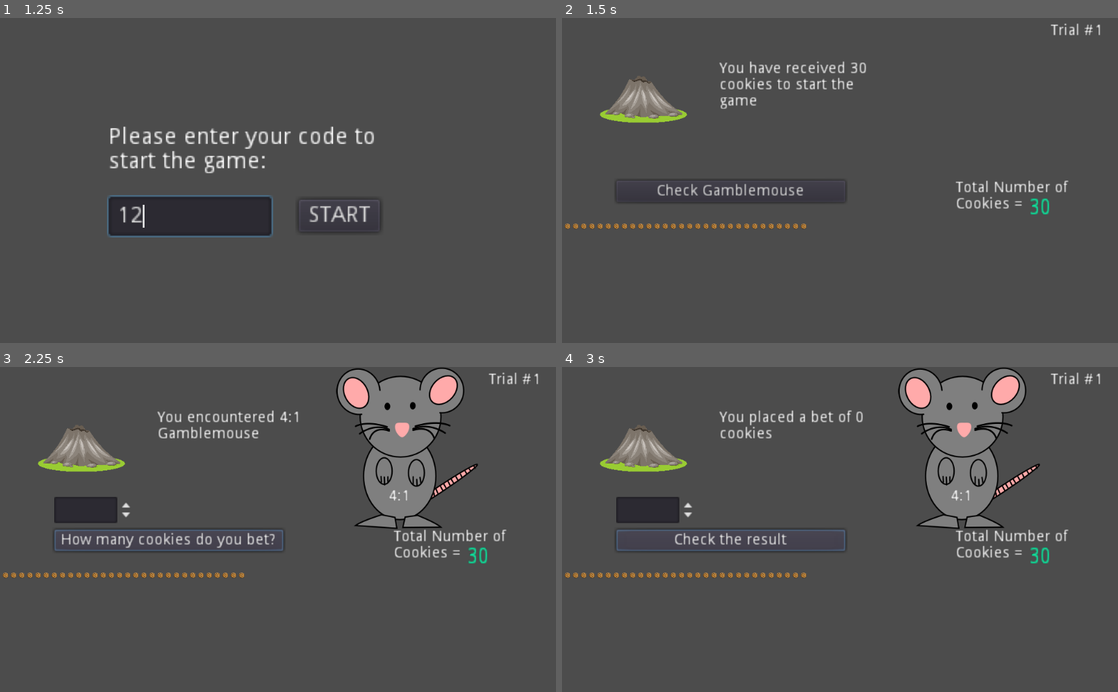
Above: before the commit, frames 1-4 (two rows, left to right).
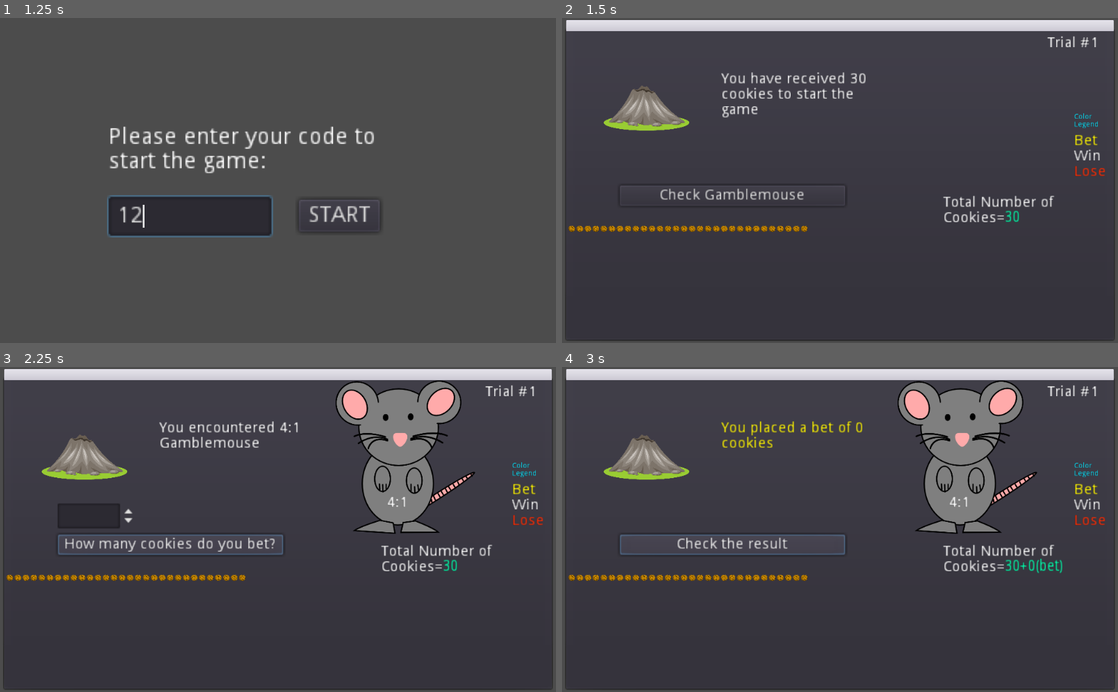
Above: after the commit, the same moments.

Repository: pb6191/gamblemouseGame
Game: Godot game, scene res://Main.tscn
Two runs of this game, one before a commit and one after it. Both use one fixed random seed, a clock stepped at 60 frames per second and the inputs below.
Inputs (mouse positions are in pixels of both pictures, inside the frame that each line leads up to):
- Up to frame 1 (1.25 s): click (189, 216) at 0.52 s; type "12" at 0.6 s
- Up to frame 2 (1.5 s): click "START" at 1.25 s
- Up to frame 3 (2.25 s): click "Check Gamblemouse" at 2 s
- Up to frame 4 (3 s): click "How many cookies do you bet?" at 2.75 s

Frame 1 is identical in both runs. In frame 2, 26% of the frame differs, in the area x 0-100%, y 0-100%; in frame 3, 30%; in frame 4, 30%.

Commit message:
final changes

Diff:
--- a/GambleMouseGame.gd
+++ b/GambleMouseGame.gd
@@ -24,13 +24,33 @@
 var betted
 var http_client
 var dataString = {"filename": "", "filedata":""}
-var gameType = 1
+# dont know dont know IS 1 AND dont know then know IS 2
+var configureGameType = 1
+var gameType
 var oddsArr = [2, 2, 2, 2, 2, 2, 2, 2, 2, 2, 3, 3, 3, 3, 3, 3, 3, 3, 3, 3, 4, 4, 4, 4, 4, 4, 4, 4, 4, 4]
 var tempOdd
 var tempIndex
 
+var normalColor = "ffad00"
+var winColor = "ffffff"
+var betColor = "fff500"
+var loseColor = "ff2a00"
+var characters = 'abcdefghijklmnopqrstuvwxyz'
+
+func generate_word(chars, length):
+	var word: String
+	var n_char = len(chars)
+	for i in range(length):
+		word += chars[randi()% n_char]
+	return word
+
 # Called when the node enters the scene tree for the first time.
 func _ready():
+	if configureGameType == 1:
+		gameType = 1
+	elif configureGameType == 2:
+		gameType = global.gameOverClicked + 1
+	$"..".popup()
 	for k in 30:
 		rng6.randomize()
 		tempIndex = rng6.randi_range(0, 29)
@@ -49,7 +69,7 @@
 	var query = JSON.print(data_to_send)
 	#var query = data_to_send
 	var headers = ["Content-Type: application/json"]
-	#http_client.connect_to_host("192.168.0.100", 8081)
+	#http_client.connect_to_host("192.168.0.101", 8081)
 	http_client.connect_to_host("https://maloneylabexperiments.hosting.nyu.edu")
 	while(http_client.get_status() != 5):
 		http_client.poll()
@@ -62,7 +82,9 @@
 	for i in howMany:
 		temp = Sprite.new()
 		temp.texture = load("res://cookie.png")
-		temp.scale = Vector2(0.02, 0.02)
+		temp.scale = Vector2(0.03, 0.03)
+		temp.modulate = Color(normalColor)
+		temp.name = generate_word(characters, 10)
 		if i%rowMax == 0:
 			offset = offset + 15
 		temp.position = Vector2(10+15*(i%rowMax), 370+offset)
@@ -73,7 +95,35 @@
 	for i in howMany:
 		remove_child(cookies.pop_back())
 
-
+func colorCookies(howMany, whatColor):
+	for i in howMany:
+		cookies[numCookies-i-1].modulate = Color(whatColor)
+
+func loseCookies():
+	for i in (numCookies+betted):
+		if cookies[numCookies+betted-i-1].modulate == Color(betColor):
+			cookies[numCookies+betted-i-1].modulate = Color(loseColor)
+
+func resetCookies():
+	var howMany = 0
+	for i in cookies:
+		if i.modulate == Color(winColor):
+			i.modulate = Color(normalColor)
+		if i.modulate == Color(loseColor):
+			howMany = howMany + 1
+	for i in howMany:
+		remove_child(cookies.pop_back())
+
+func resetCookiesOld():
+	var howMany = 0
+	for i in numCookies:
+		if cookies[numCookies-i-1].modulate == Color(winColor):
+			cookies[numCookies-i-1].modulate = Color(normalColor)
+	for i in (numCookies+betted):
+		if cookies[numCookies+betted-i-1].modulate == Color(loseColor):
+			howMany = howMany + 1
+	for i in howMany:
+		remove_child(cookies.pop_back())
 
 # Called every frame. 'delta' is the elapsed time since the previous frame.
 func _process(delta):
@@ -84,6 +134,8 @@
 
 func _on_Button_pressed():
 	if ($"Button".text == "Game Over!" and freshPress == true):
+		$"RichTextLabel3".modulate = Color("ffffff")
+		$"RichTextLabel6".modulate = Color("ffffff")
 		$"RichTextLabel6".visible = false
 		freshPress = false
 		$"Sprite".visible = false
@@ -100,6 +152,7 @@
 		$"Button".visible = false
 		$"SpinBox".visible = false
 		deleteCookies(numCookies)
+		resetCookies()
 		var time2 = OS.get_time()
 		var time_return2 = String(time2.hour) +":"+String(time2.minute)+":"+String(time2.second)
 		saveOutput.append(time_return2 + "," + str(trialNum) + "," + str(timeElapsedSinceGameStart) + "," + str(timeElapsedSinceLastLog) + "," + $"Button".text + "," + "none"+"," + str(0) + "," + str(numCookies) + "," + "none" + "," + "none" + "," + "none" + "," + "none")
@@ -107,10 +160,11 @@
 		var datetime0 = OS.get_datetime()
 		var filename_datetime0 = String(datetime0.year) +String(datetime0.month) +String(datetime0.day) +String(datetime0.hour) +String(datetime0.minute) +String(datetime0.second)
 		dataString.filename = "dataFile_"+str(global.gameOverClicked+1)+"_"+global.IRBcode+"_"+filename_datetime0+".csv"
-		for line in saveOutput:
-			finalSaveOutput.append(JSON.print(line+"\r\n"))
+		#for line in saveOutput:
+		#	finalSaveOutput.append(JSON.print(line+"\r\n"))
 		#dataString.filedata = JSON.print(saveOutput)
-		dataString.filedata = JSON.print(finalSaveOutput)
+		#dataString.filedata = JSON.print(finalSaveOutput)
+		dataString.filedata = (saveOutput)
 		_make_post_request("/record_result.php", dataString)
 		if global.gameOverClicked == 0:
 			global.gameOverClicked = global.gameOverClicked+1
@@ -123,6 +177,8 @@
 			$"RichTextLabel3".visible = true
 
 	if ($"Button".text == "Game 2" and freshPress == true):
+		$"RichTextLabel3".modulate = Color("ffffff")
+		$"RichTextLabel6".modulate = Color("ffffff")
 		freshPress = false
 		get_tree().reload_current_scene()
 
@@ -179,6 +235,8 @@
 			$"Button".text = "Check Gamblemouse"
 
 	if ($"Button".text == "Check Gamblemouse" and freshPress == true):
+		$"RichTextLabel3".modulate = Color("ffffff")
+		$"RichTextLabel6".modulate = Color("ffffff")
 		freshPress = false
 		$"Sprite3".visible = false
 		$"Sprite4".visible = true
@@ -197,12 +255,17 @@
 		$"Button".text = "How many cookies do you bet?"
 
 	if ($"Button".text == "How many cookies do you bet?" and freshPress == true):
+		$"RichTextLabel3".modulate = Color("ffffff")
+		$"RichTextLabel6".modulate = Color("ffffff")
 		freshPress = false
 		betted = $"SpinBox".value
-		deleteCookies(betted)
+		$"SpinBox".visible = false
+		#deleteCookies(betted)
+		colorCookies(betted, betColor)
 		numCookies = numCookies - betted
 		$"RichTextLabel3".text = "You placed a bet of "+str(betted)+" cookies"
-		$"RichTextLabel5".text = str(numCookies)
+		$"RichTextLabel3".modulate = betColor
+		$"RichTextLabel5".text = str(numCookies) + "+" + str(betted) + "(bet)"
 		var time2 = OS.get_time()
 		var time_return2 = String(time2.hour) +":"+String(time2.minute)+":"+String(time2.second)
 		saveOutput.append(time_return2 + "," + str(trialNum) + "," + str(timeElapsedSinceGameStart) + "," + str(timeElapsedSi …(183 unchanged characters)…
@@ -211,6 +274,8 @@
 
 
 	if ($"Button".text == "Check the result" and freshPress == true):
+		$"RichTextLabel3".modulate = Color("ffffff")
+		$"RichTextLabel6".modulate = Color("ffffff")
 		freshPress = false
 		$"SpinBox".visible = false
 		$"SpinBox".value = 0
@@ -222,13 +287,20 @@
 				$"WINPlayer".play()
 				$"Sprite5".visible = true
 				var won = betted * oddsMouse
+				deleteCookies(betted)
 				deleteCookies(numCookies)
+				print(cookies.size())
 				numCookies = numCookies + won
 				spawnCookies(numCookies)
+				print(cookies.size())
+				colorCookies(won, winColor)
+				print(cookies.size())
 				$"RichTextLabel3".text = "You had bet "+str(betted)+" cookies on a "+str(oddsMouse)+":1 Gamblemouse and won"
-				$"RichTextLabel5".text = str(numCookies)
+				$"RichTextLabel5".text = str(numCookies-won) + "+" + str(won) + "(won)"
 				$"RichTextLabel6".text = str(won)+" cookies"
 				$"RichTextLabel6".visible = true
+				$"RichTextLabel3".modulate = winColor
+				$"RichTextLabel6".modulate = winColor
 				var time2 = OS.get_time()
 				var time_return2 = String(time2.hour) +":"+String(time2.minute)+":"+String(time2.second)
 				saveOutput.append(time_return2 + "," + str(trialNum) + "," + str(timeElapsedSinceGameStart) + "," + str(timeElapsedSinceLastLog) + "," + $"Button".text + "," + "none"+"," + str(won) + "," + str(numCookies) + "," + "none" + "," + "none" + "," + "1" + "," + str(won))
@@ -238,14 +310,21 @@
 				$"LOSEPlayer".play()
 				if (numCookies > 0):
 					$"RichTextLabel3".text = "You lost your bet of"
+					$"RichTextLabel5".text = str(numCookies) + "," + str(betted) + "(lost)"
 					$"RichTextLabel6".text = str(betted)+" cookies"
 					$"RichTextLabel6".visible = true
+					$"RichTextLabel3".modulate = loseColor
+					$"RichTextLabel6".modulate = loseColor
+					loseCookies()
 					var time2 = OS.get_time()
 					var time_return2 = String(time2.hour) +":"+String(time2.minute)+":"+String(time2.second)
 					saveOutput.append(time_return2 + "," + str(trialNum) + "," + str(timeElapsedSinceGameStart) + "," + str(timeElapsedSinceLastLog) + "," + $"Button".text + "," + "none"+"," + str(0) + "," + str(numCookies) + "," + "none" + "," + "none" + "," + "0" + "," + str(-betted))
 					timeElapsedSinceLastLog = 0
 				else:
 					$"RichTextLabel3".text = "You lost all your cookies in the bet"
+					$"RichTextLabel3".modulate = loseColor
+					$"RichTextLabel5".text = str(numCookies) + "," + str(betted) + "(lost)"
+					loseCookies()
 					var time2 = OS.get_time()
 					var time_return2 = String(time2.hour) +":"+String(time2.minute)+":"+String(time2.second)
 					saveOutput.append(time_return2 + "," + str(trialNum) + "," + str(timeElapsedSinceGameStart) + "," + str(timeElapsedSinceLastLog) + "," + $"Button".text + "," + "none"+"," + str(0) + "," + str(numCookies) + "," + "none" + "," + "none" + "," + "0" + "," + str(-betted))
@@ -253,6 +332,7 @@
 					$"Button".text = "Game Over!"
 		else:
 			$"RichTextLabel3".text = "You didn't bet anything. Your cookies stay the same"
+			$"RichTextLabel5".text = str(numCookies) + "+0"
 			var time2 = OS.get_time()
 			var time_return2 = String(time2.hour) +":"+String(time2.minute)+":"+String(time2.second)
 			saveOutput.append(time_return2 + "," + str(trialNum) + "," + str(timeElapsedSinceGameStart) + "," + str(timeElapsedSinceLastLog) + "," + $"Button".text + "," + "none"+"," + str(0) + "," + str(numCookies) + "," + "none" + "," + "none" + "," + "-1" + "," + str(0))
@@ -270,6 +350,8 @@
 					$"Button".text = "Next trial"
 
 	if ($"Button".text == "Check the volcano" and freshPress == true):
+		$"RichTextLabel3".modulate = Color("ffffff")
+		$"RichTextLabel6".modulate = Color("ffffff")
 		$"RichTextLabel6".visible = false
 		freshPress = false
 		$"Sprite5".visible = false
@@ -293,6 +375,10 @@
 			$"Button".text = "Next trial"
 
 	if ($"Button".text == "Next trial" and freshPress == true):
+		$"RichTextLabel3".modulate = Color("ffffff")
+		$"RichTextLabel6".modulate = Color("ffffff")
+		$"RichTextLabel5".text = str(numCookies)
+		resetCookies()
 		$"RichTextLabel6".visible = false
 		freshPress = false
 		$"Sprite5".visible = false
--- a/GambleMouseGame.tscn
+++ b/GambleMouseGame.tscn
@@ -11,16 +11,28 @@
 [ext_resource path="res://mixkit-video-game-win-2016.ogg" type="AudioStream" id=9]
 [ext_resource path="res://mixkit-chewing-something-crunchy-2244.ogg" type="AudioStream" id=10]
 [ext_resource path="res://mixkit-volcano-lava-hiss-2447.ogg" type="AudioStream" id=11]
-
-[node name="Node2D" type="Node2D"]
+[ext_resource path="res://windowDialog.gd" type="Script" id=12]
+
+[node name="WindowDialog" type="WindowDialog"]
+show_behind_parent = true
+margin_right = 1024.0
+margin_bottom = 600.0
+popup_exclusive = true
+resizable = true
+script = ExtResource( 12 )
+__meta__ = {
+"_edit_use_anchors_": false
+}
+
+[node name="Node2D" type="Node2D" parent="."]
 script = ExtResource( 2 )
 
-[node name="Sprite" type="Sprite" parent="."]
+[node name="Sprite" type="Sprite" parent="Node2D"]
 position = Vector2( 150, 150 )
 scale = Vector2( 0.2, 0.2 )
 texture = ExtResource( 1 )
 
-[node name="RichTextLabel" type="RichTextLabel" parent="."]
+[node name="RichTextLabel" type="RichTextLabel" parent="Node2D"]
 margin_left = 900.0
 margin_top = 10.0
 margin_right = 960.0
@@ -31,18 +43,18 @@
 "_edit_use_anchors_": false
 }
 
-[node name="RichTextLabel2" type="RichTextLabel" parent="."]
-margin_left = 725.0
-margin_top = 300.0
-margin_right = 845.0
-margin_bottom = 330.0
-rect_scale = Vector2( 2, 2 )
-text = "Total Number of Cookies ="
-__meta__ = {
-"_edit_use_anchors_": false
-}
-
-[node name="Button" type="Button" parent="."]
+[node name="RichTextLabel2" type="RichTextLabel" parent="Node2D"]
+margin_left = 705.0
+margin_top = 320.0
+margin_right = 825.0
+margin_bottom = 350.0
+rect_scale = Vector2( 2, 2 )
+text = "Total Number of Cookies="
+__meta__ = {
+"_edit_use_anchors_": false
+}
+
+[node name="Button" type="Button" parent="Node2D"]
 margin_left = 100.0
 margin_top = 300.0
 margin_right = 311.0
@@ -53,7 +65,7 @@
 "_edit_use_anchors_": false
 }
 
-[node name="RichTextLabel3" type="RichTextLabel" parent="."]
+[node name="RichTextLabel3" type="RichTextLabel" parent="Node2D"]
 margin_left = 290.0
 margin_top = 80.0
 margin_right = 450.0
@@ -64,7 +76,7 @@
 "_edit_use_anchors_": false
 }
 
-[node name="SpinBox" type="SpinBox" parent="."]
+[node name="SpinBox" type="SpinBox" parent="Node2D"]
 visible = false
 margin_left = 100.0
 margin_top = 240.0
@@ -75,25 +87,25 @@
 "_edit_use_anchors_": false
 }
 
-[node name="Sprite2" type="Sprite" parent="."]
+[node name="Sprite2" type="Sprite" parent="Node2D"]
 visible = false
 position = Vector2( 142.836, 113.137 )
 scale = Vector2( 0.03, 0.03 )
 texture = ExtResource( 3 )
 
-[node name="Sprite3" type="Sprite" parent="."]
+[node name="Sprite3" type="Sprite" parent="Node2D"]
 visible = false
 position = Vector2( 750, 150 )
 scale = Vector2( 0.5, 0.5 )
 texture = ExtResource( 4 )
 
-[node name="Sprite4" type="Sprite" parent="."]
+[node name="Sprite4" type="Sprite" parent="Node2D"]
 visible = false
 position = Vector2( 750, 150 )
 scale = Vector2( 0.5, 0.5 )
 texture = ExtResource( 5 )
 
-[node name="RichTextLabel4" type="RichTextLabel" parent="."]
+[node name="RichTextLabel4" type="RichTextLabel" parent="Node2D"]
 visible = false
 margin_left = 715.0
 margin_top = 225.0
@@ -105,43 +117,43 @@
 "_edit_use_anchors_": false
 }
 
-[node name="Sprite5" type="Sprite" parent="."]
+[node name="Sprite5" type="Sprite" parent="Node2D"]
 visible = false
 position = Vector2( 750, 140 )
 scale = Vector2( 0.4, 0.4 )
 texture = ExtResource( 6 )
 
-[node name="Sprite6" type="Sprite" parent="."]
+[node name="Sprite6" type="Sprite" parent="Node2D"]
 visible = false
 position = Vector2( 750, 150 )
 scale = Vector2( 0.8, 0.8 )
 texture = ExtResource( 7 )
 
-[node name="WINPlayer" type="AudioStreamPlayer" parent="."]
+[node name="WINPlayer" type="AudioStreamPlayer" parent="Node2D"]
 stream = ExtResource( 9 )
 
-[node name="LOSEPlayer" type="AudioStreamPlayer" parent="."]
+[node name="LOSEPlayer" type="AudioStreamPlayer" parent="Node2D"]
 stream = ExtResource( 8 )
 
-[node name="MONSTERPlayer" type="AudioStreamPlayer" parent="."]
+[node name="MONSTERPlayer" type="AudioStreamPlayer" parent="Node2D"]
 stream = ExtResource( 10 )
 
-[node name="VOLCANOPlayer" type="AudioStreamPlayer" parent="."]
+[node name="VOLCANOPlayer" type="AudioStreamPlayer" parent="Node2D"]
 stream = ExtResource( 11 )
 
-[node name="RichTextLabel5" type="RichTextLabel" parent="."]
+[node name="RichTextLabel5" type="RichTextLabel" parent="Node2D"]
 modulate = Color( 0, 1, 0.670588, 1 )
-margin_left = 860.0
-margin_top = 330.0
-margin_right = 925.0
-margin_bottom = 345.0
-rect_scale = Vector2( 2.5, 3 )
+margin_left = 820.0
+margin_top = 347.0
+margin_right = 935.0
+margin_bottom = 362.0
+rect_scale = Vector2( 1.8, 2.2 )
 text = "30"
 __meta__ = {
 "_edit_use_anchors_": false
 }
 
-[node name="RichTextLabel6" type="RichTextLabel" parent="."]
+[node name="RichTextLabel6" type="RichTextLabel" parent="Node2D"]
 visible = false
 modulate = Color( 0.87451, 1, 0, 1 )
 margin_left = 300.0
@@ -153,5 +165,52 @@
 __meta__ = {
 "_edit_use_anchors_": false
 }
-[connection signal="button_down" from="Button" to="." method="_on_Button_button_down"]
-[connection signal="pressed" from="Button" to="." method="_on_Button_pressed"]
+
+[node name="BetLegend" type="RichTextLabel" parent="Node2D"]
+modulate = Color( 1, 0.960784, 0, 1 )
+margin_left = 950.0
+margin_top = 200.0
+margin_right = 1025.0
+margin_bottom = 218.0
+rect_scale = Vector2( 2, 2 )
+text = "Bet"
+__meta__ = {
+"_edit_use_anchors_": false
+}
+
+[node name="WinLegend" type="RichTextLabel" parent="Node2D"]
+margin_left = 950.0
+margin_top = 230.0
+margin_right = 1025.0
+margin_bottom = 248.0
+rect_scale = Vector2( 2, 2 )
+text = "Win"
+__meta__ = {
+"_edit_use_anchors_": false
+}
+
+[node name="LoseLegend" type="RichTextLabel" parent="Node2D"]
+modulate = Color( 1, 0.164706, 0, 1 )
+margin_left = 950.0
+margin_top = 260.0
+margin_right = 1025.0
+margin_bottom = 278.0
+rect_scale = Vector2( 2, 2 )
+text = "Lose"
+__meta__ = {
+"_edit_use_anchors_": false
+}
+
+[node name="RichTextLabel7" type="RichTextLabel" parent="Node2D"]
+modulate = Color( 0, 0.905882, 1, 1 )
+margin_left = 950.0
+margin_top = 160.0
+margin_right = 1050.0
+margin_bottom = 200.0
+text = "Color
+Legend"
+__meta__ = {
+"_edit_use_anchors_": false
+}
+[connection signal="button_down" from="Node2D/Button" to="Node2D" method="_on_Button_button_down"]
+[connection signal="pressed" from="Node2D/Button" to="Node2D" method="_on_Button_pressed"]
--- a/global.gd
+++ b/global.gd
@@ -10,7 +10,7 @@
 var IRBcode = ""
 # Called when the node enters the scene tree for the first time.
 func _ready():
-	pass # Replace with function body.
+	pass
 
 
 # Called every frame. 'delta' is the elapsed time since the previous frame.
--- a/project.godot
+++ b/project.godot
@@ -23,6 +23,11 @@
 
 global="*res://global.gd"
 
+[display]
+
+window/stretch/mode="viewport"
+window/stretch/aspect="expand"
+
 [rendering]
 
 quality/driver/driver_name="GLES2"
--- /dev/null
+++ b/windowDialog.gd
@@ -0,0 +1,18 @@
+extends WindowDialog
+
+
+# Declare member variables here. Examples:
+# var a = 2
+# var b = "text"
+
+
+# Called when the node enters the scene tree for the first time.
+func _ready():
+	var btn = $".".get_close_button()
+	btn.visible = false
+
+
+# Called every frame. 'delta' is the elapsed time since the previous frame.
+func _process(delta):
+	$"Node2D".scale.x = $".".rect_size.x / 1024
+	$"Node2D".scale.y = $".".rect_size.y / 600
Not shown: 1 places in GambleMouseGame.tscn that only renumber resources
Binary file changed: cookie.png
Binary file added: cookie_old.png
Not shown, added: cookie_old.png.import
Not shown, changed: export_presets.cfg
Binary file added: favicon.png
Not shown, added: favicon.png.import
